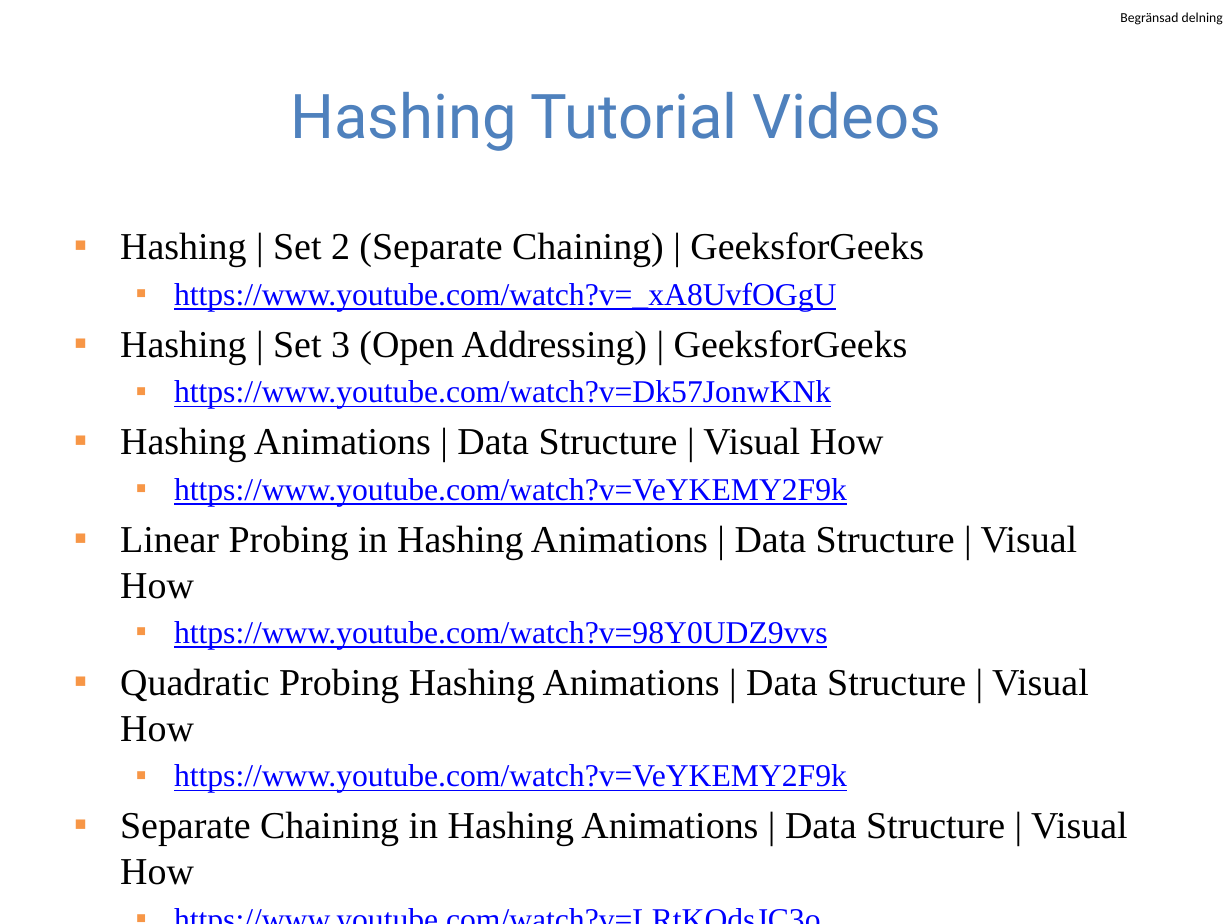
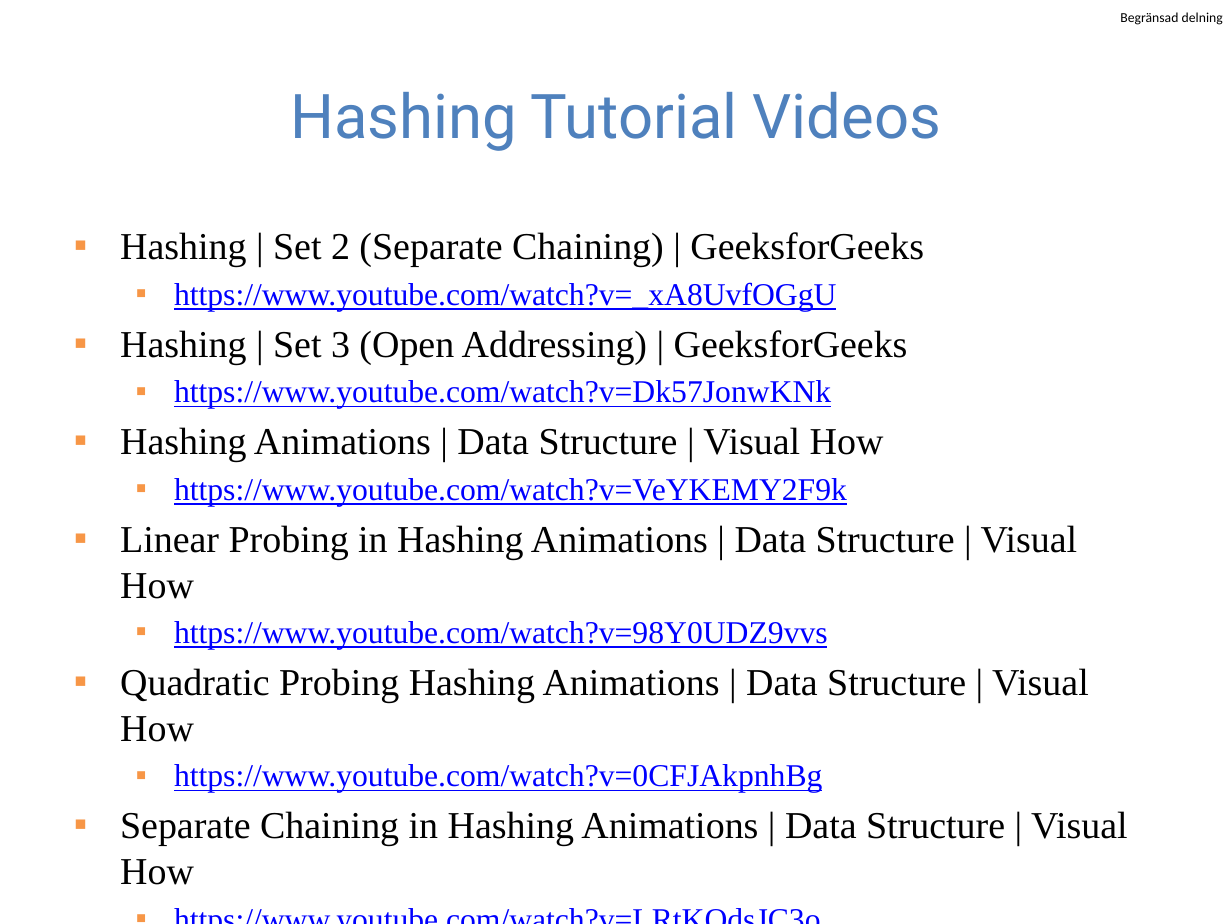
Before and after one commit to guhofstra/CSC111Fa25, a slide deck: slide 22 of PPTs/Lecture 7-hash table.pptx. Drawn at 1232x924 pixels with LibreOffice and Linux fonts; fonts in the diff are those of the drawing. Boxes give left, top, right and bottom in pixels: in the first picture for what was removed or moved away, otherwise in the second. Text is boxed around its words. In the diff, an @@ line names an element or a change of style, - is before the commit and + after.

```diff
--- a/PPTs/Lecture 7-hash table.pptx
+++ b/PPTs/Lecture 7-hash table.pptx
@@ text at (174,764,822,793): text changed @@
-  ▪ https://www.youtube.com/watch?v=VeYKEMY2F9k
+  ▪ https://www.youtube.com/watch?v=0CFJAkpnhBg
```
Also in this commit, not shown: 1 other slide changed, 1 other file.
